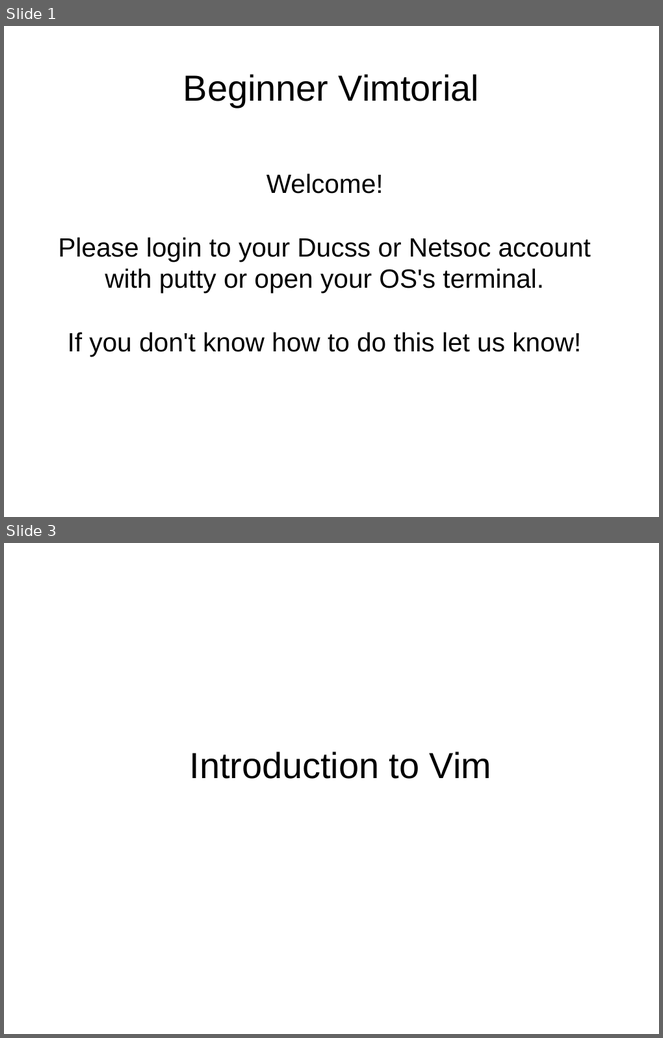
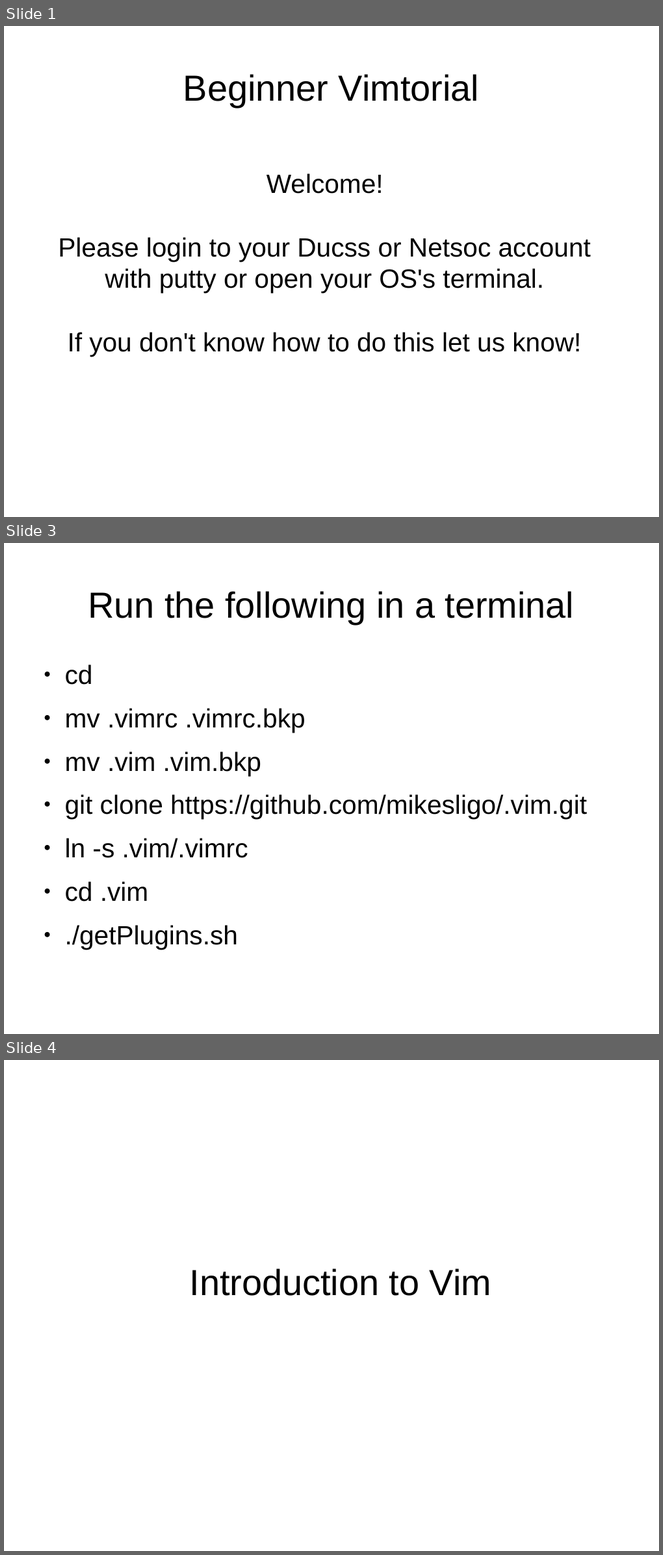
Before and after one commit to mikesligo/Vimtorial, a slide deck: Beginner pres.odp. Shown one above the other, each under a label of ours: slides 1 and 3 before the commit, slides 1, 3 and 4 after it; the slides between them are not shown. The pictures are 663x1038 and 663x1555 pixels, drawn with LibreOffice and Linux fonts; fonts in the diff are those of the drawing. Boxes give left, top, right and bottom in pixels: in the first picture for what was removed or moved away, otherwise in the second. Text is boxed around its words. In the diff, an @@ line names an element or a change of style, - is before the commit and + after.

```diff
--- a/Beginner pres.odp
+++ b/Beginner pres.odp
@@ slide 3 added at box(4, 543, 659, 1034), background #FFFFFF @@
@@ title added at box(88, 591, 575, 624), 44 pt, text #000000 @@
+Run the following in a terminal
@@ text added at box(65, 665, 587, 949), 32 pt, text #000000 @@
+● cd
+● mv .vimrc .vimrc.bkp
+● mv .vim .vim.bkp
+● git clone https://github.com/mikesligo/.vim.git
+● ln -s .vim/.vimrc
+● cd .vim
+● ./getPlugins.sh
@@ what was slide 3 is now slide 4 @@
```
Also in this commit, not shown: 1 slide changed, 12 other slides added, 1 slide removed, 13 other files.
